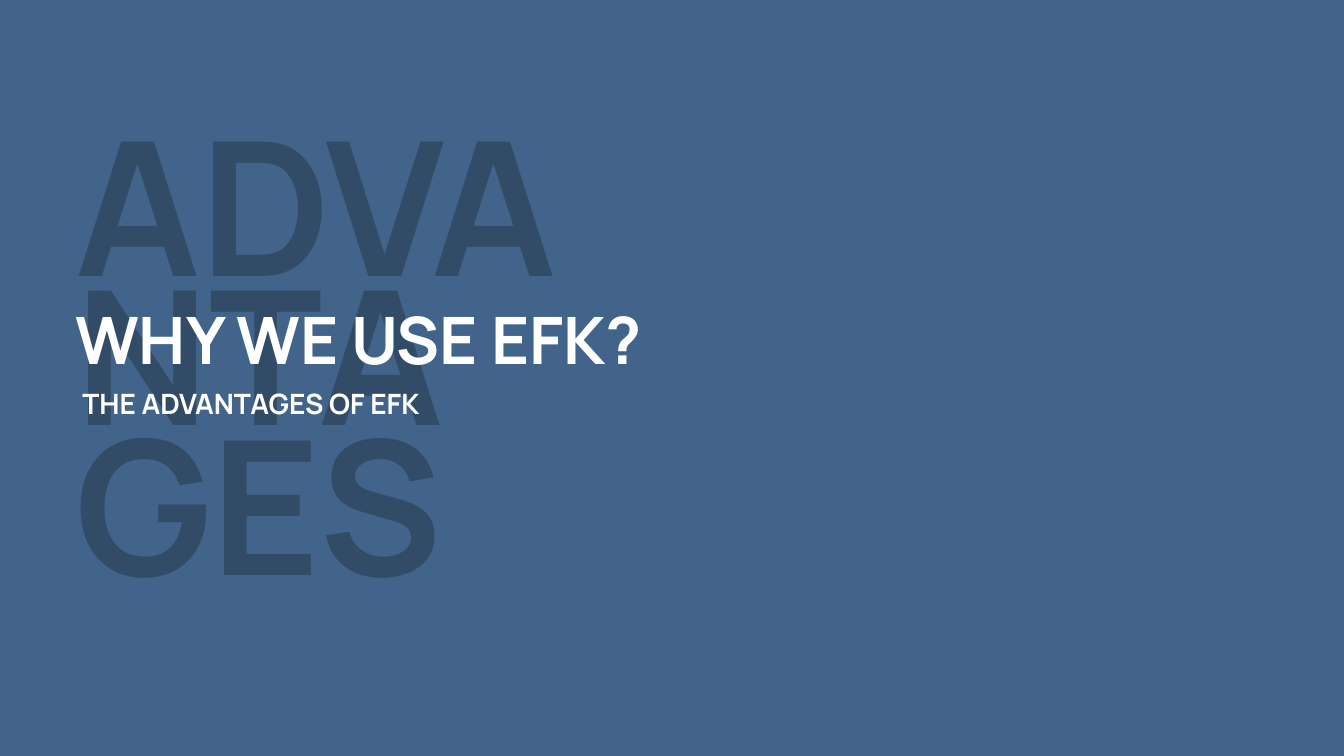
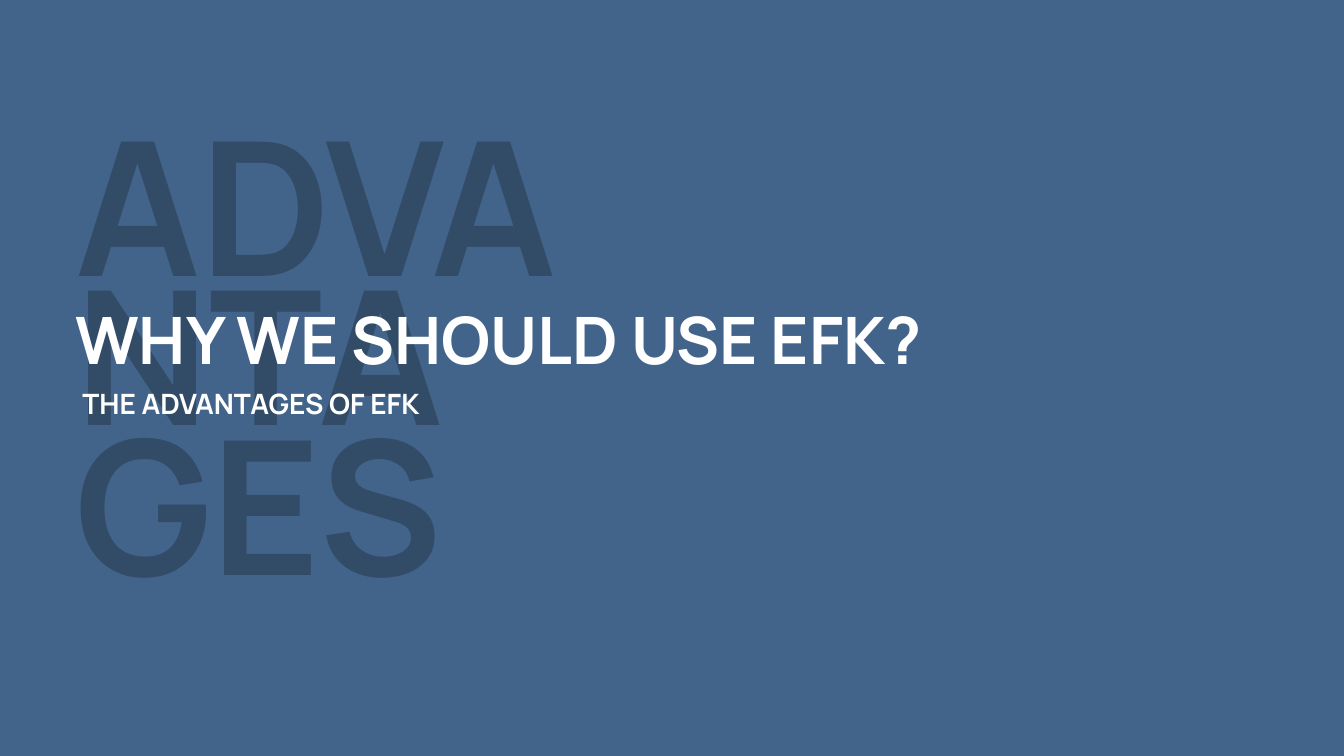
Before and after one commit to truongbb/efk, a slide deck: slide 15 of documents/EFK.pptx (slide 13 before the commit). Drawn at 1344x756 pixels with LibreOffice and Linux fonts; fonts in the diff are those of the drawing. Boxes give left, top, right and bottom in pixels: in the first picture for what was removed or moved away, otherwise in the second. Text is boxed around its words. In the diff, an @@ line names an element or a change of style, - is before the commit and + after.

```diff
--- a/documents/EFK.pptx
+++ b/documents/EFK.pptx
@@ text at box(75, 316, 922, 365): text changed @@
-WHY WE USE EFK?
+WHY WE SHOULD USE EFK?
```
Also in this commit, not shown: 17 other slides changed, 7 slides added, 10 other files.
